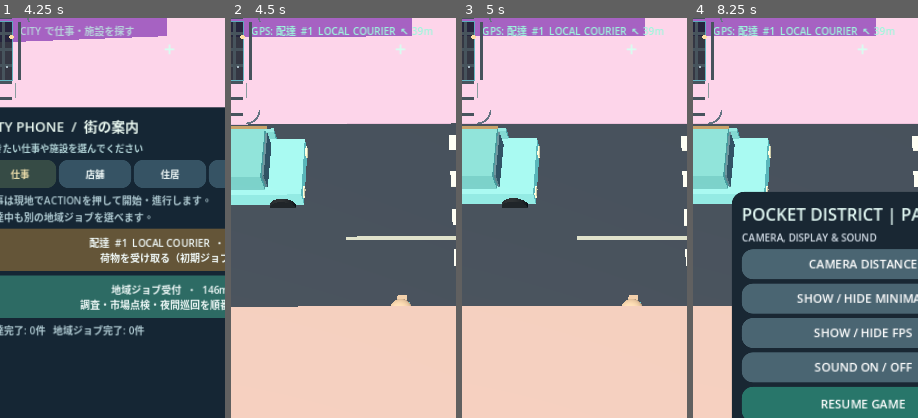
Above: before the commit, frames 1-4 (left to right).
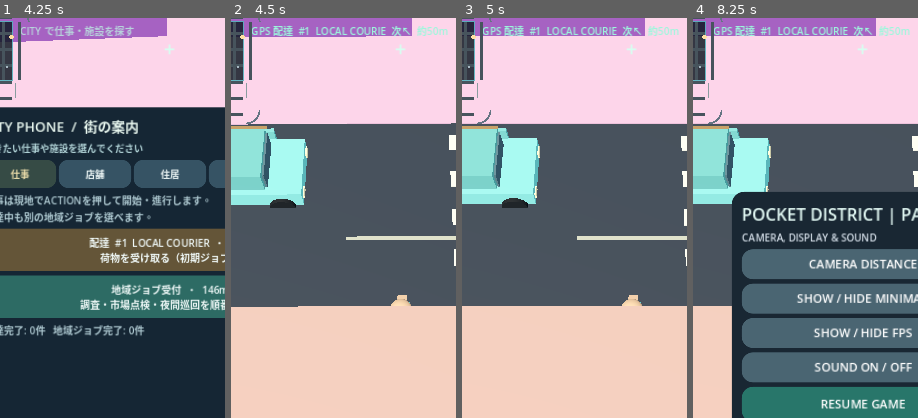
Above: after the commit, the same moments.

Repository: shejklgaia-png/Gt_a_like_game
Game: Godot game, scene res://scenes/main.tscn
Two runs of this game, one before a commit and one after it. Both use one fixed random seed, a clock stepped at 60 frames per second and the inputs below.
Inputs (mouse positions are % of the whole screen's width and height, from its top left):
- Up to frame 1 (4.25 s): click "FIRE" at 0.5 s; click "ACTION" at 1.25 s; tap Enter at 2 s; move the mouse to (72, 45) at 2.02 s; hold D 2.03-2.75 s; hold Shift 2.03-2.75 s; click (72, 45) at 2.17 s; tap Space at 2.27 s; drag from (30, 55) to (45, 70) at 2.77 s; move the mouse to (60, 28) at 3.52 s; hold D from 3.53 s (still down); tap B at 3.6 s
- Up to frame 2 (4.5 s): release D at 4.25 s; click "配達 #1 LOCAL COURIER ・ 39m 荷物を…" at 4.25 s
- Up to frame 3 (5 s): no input
- Up to frame 4 (8.25 s): drag from (45, 70) to (20, 35) at 5.02 s; click "SPRINT" at 5.75 s; click "SPRINT ON" at 6.5 s; click "WEAPON" at 7.25 s; click "II" at 8 s
The pictures show only the part of the screen within x 12-62%, y 12-62%; the shares and areas given below are measured in that part.

Frame 1 is identical in both runs. In frame 2, 1.0% of the frame differs, in the area x 17-97%, y 2-5%; in frame 3, 1.0%; in frame 4, 1.0%.

Commit message:
Integrate cached walkable-grid GPS with building avoidance, next-step directions, and arrival hints

Diff:
--- a/scripts/main.gd
+++ b/scripts/main.gd
@@ -18,6 +18,7 @@
 const GarageVehicleScript = preload("res://scripts/vehicle.gd")
 const NeighborhoodJobsScript = preload("res://scripts/neighborhood_jobs.gd")
 const CityPhoneScript = preload("res://scripts/city_phone.gd")
+const CityRouteScript = preload("res://scripts/city_route.gd")
 
 var WEAPONS: Array[Dictionary] = GameData.weapons()
 const SAVE_PATH := "user://pocket_district_save.json"
@@ -63,6 +64,7 @@
 var navigation_id: String = ""
 var navigation_label: String = ""
 var navigation_position: Vector3 = Vector3.ZERO
+var city_route: PocketCityRoute
 var street_finds: PocketStreetFinds
 var street_find_records: Dictionary = {}
 var neighborhood_jobs: PocketNeighborhoodJobs
@@ -159,6 +161,8 @@
 	city.name = "OutdoorWorld"
 	add_child(city)
 	city.build_city()
+	city_route = CityRouteScript.new()
+	city_route.setup(city.navigation)
 	street_finds = StreetFinds.new()
 	street_finds.name = "StreetFinds"
 	city.add_child(street_finds)
@@ -336,6 +340,9 @@
 			refresh_mission_marker()
 			save_game()
 	display_message_time = maxf(0.0, display_message_time - delta)
+	if navigation_kind != "" and not indoors and is_instance_valid(city):
+		# Cache A* paths, never recompute the city-wide grid every frame.
+		city_route.refresh(current_travel_position(), city_waypoint_point(), delta)
 	animate_marker(delta)
 	hud_update_clock += delta
 	if hud_update_clock > 0.11:
@@ -954,6 +961,9 @@
 	navigation_id = key
 	navigation_label = title.substr(0, 60)
 	navigation_position = point
+	city_route.clear()
+	if not indoors:
+		city_route.refresh(current_travel_position(), point)
 	show_message("GPS SET: " + navigation_label)
 	save_game()
 
@@ -963,6 +973,7 @@
 	navigation_id = ""
 	navigation_label = ""
 	navigation_position = Vector3.ZERO
+	city_route.clear()
 	show_message("GPS CLEARED")
 	save_game()
 
@@ -1040,6 +1051,8 @@
 		navigation_kind = ""
 	navigation_id = String(decoded.get("nav_id", "")).substr(0, 80)
 	navigation_label = String(decoded.get("nav_label", "")).substr(0, 60) if navigation_kind != "" else ""
+	if city_route != null:
+		city_route.clear()
 	navigation_position = Vector3.ZERO
 	var saved_nav = decoded.get("nav_position", [])
 	if saved_nav is Array and saved_nav.size() == 3:
@@ -1237,9 +1250,19 @@
 	mission_label.text = "#%d %s  %s %dm  •  %s" % [deliveries + 1, String(contract["title"]), heading, roundi(ground_distance), objective]
 	mission_label.add_theme_color_override("font_color", Color("#ff8585") if mission_stage == 1 and mission_limit <= 15.0 else Color("#f5d58c"))
 	if navigation_kind != "":
-		var nav_delta: Vector3 = city_waypoint_point() - current_position
-		var nav_dist: int = roundi(Vector2(nav_delta.x, nav_delta.z).length())
-		navigation_banner.text = "GPS: %s  %s %dm" % [navigation_label, waypoint_arrow(nav_delta), nav_dist]
+		var destination: Vector3 = city_waypoint_point()
+		var short_name := navigation_label.substr(0, 20)
+		if indoors:
+			navigation_banner.text = "GPS %s  |  外へ出て案内再開" % short_name
+		elif city_route.is_arrived(current_position, destination):
+			navigation_banner.text = "GPS %s  |  到着・ACTIONで利用" % short_name
+		else:
+			# Steering follows the next open A* cell rather than pointing
+			# through building meshes directly at the destination.
+			city_route.refresh(current_position, destination)
+			var next_point: Vector3 = city_route.next_guidance_point(current_position, destination)
+			var along: int = roundi(city_route.remaining_distance(current_position, destination))
+			navigation_banner.text = "GPS %s  次%s  約%dm" % [short_name, waypoint_arrow(next_point - current_position), along]
 		navigation_banner.add_theme_color_override("font_color", Color("#9cf7dc"))
 	else:
 		navigation_banner.text = "CITY で仕事・施設を探す"
